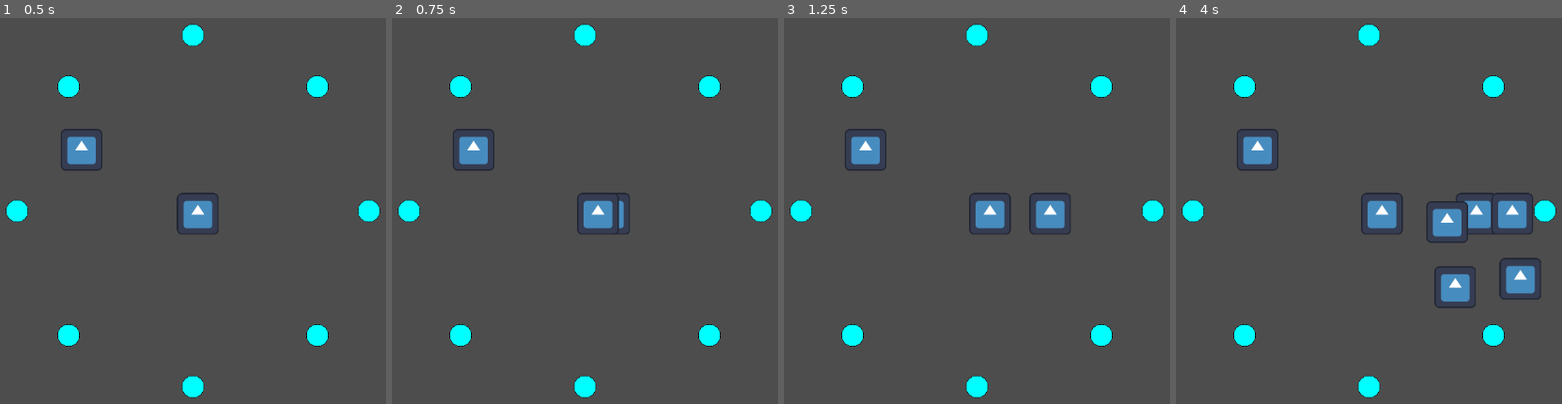
Above: before the commit, frames 1-4 (left to right).
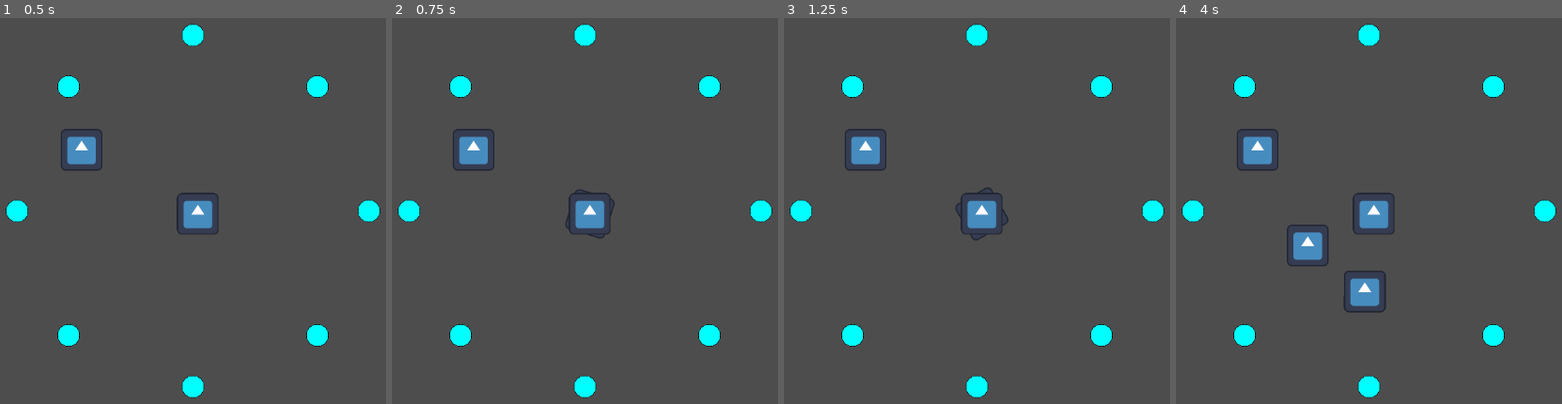
Above: after the commit, the same moments.

Repository: DarkerQueenSara/wave-defense
Game: Godot game, scene res://scenes/main_scene.tscn
Two runs of this game, one before a commit and one after it. Both use one fixed random seed, a clock stepped at 60 frames per second and the inputs below. The engine's default icon, where the game draws it, is replaced by a stand-in: a white triangle on a blue panel in a dark square.
Inputs:
- Up to frame 1 (0.5 s): no input
- Up to frame 2 (0.75 s): tap Enter at 0.5 s; hold Right (right) from 0.53 s (still down); tap Space (build) at 0.6 s
- Up to frame 3 (1.25 s): keep holding Right (right)
- Up to frame 4 (4 s): release Right (right) at 1.28 s; hold Down (down) 1.28-2.03 s; tap Space (build) every 0.75 s from 1.35 to 3.6 s; hold Right (right) 2.03-2.78 s; hold Up (up) 2.78-3.53 s; hold A (left) from 3.53 s (still down)

Frame 1 is identical in both runs. In frame 2, 0.8% of the frame differs, in the area x 44-62%, y 44-58%; in frame 3, 1.3%; in frame 4, 5.4%, in the area x 28-95%, y 45-77%.

Commit message:
player movement done

Diff:
--- a/project.godot
+++ b/project.godot
@@ -47,6 +47,21 @@
 , Object(InputEventKey,"resource_local_to_scene":false,"resource_name":"","device":-1,"window_id":0,"alt_pressed":false …(183 unchanged characters)…
 ]
 }
+towerNormal={
+"deadzone": 0.5,
+"events": [Object(InputEventKey,"resource_local_to_scene":false,"resource_name":"","device":-1,"window_id":0,"alt_pressed":false,"shift_pressed":false,"ctrl_pressed":false,"meta_pressed":false,"pressed":false,"keycode":0,"physical_keycode":90,"key_label":0,"unicode":122,"location":0,"echo":false,"script":null)
+]
+}
+towerMagnet={
+"deadzone": 0.5,
+"events": [Object(InputEventKey,"resource_local_to_scene":false,"resource_name":"","device":-1,"window_id":0,"alt_pressed":false,"shift_pressed":false,"ctrl_pressed":false,"meta_pressed":false,"pressed":false,"keycode":0,"physical_keycode":88,"key_label":0,"unicode":120,"location":0,"echo":false,"script":null)
+]
+}
+towerAOE={
+"deadzone": 0.5,
+"events": [Object(InputEventKey,"resource_local_to_scene":false,"resource_name":"","device":-1,"window_id":0,"alt_pressed":false,"shift_pressed":false,"ctrl_pressed":false,"meta_pressed":false,"pressed":false,"keycode":0,"physical_keycode":67,"key_label":0,"unicode":99,"location":0,"echo":false,"script":null)
+]
+}
 build={
 "deadzone": 0.5,
 "events": [Object(InputEventKey,"resource_local_to_scene":false,"resource_name":"","device":-1,"window_id":0,"alt_press …(191 unchanged characters)…
--- a/scripts/player.gd
+++ b/scripts/player.gd
@@ -7,10 +7,22 @@
 var towersAvailable = 5
 var isWorkingOnCollision = false
 var triggered_objects = []
+var rotation_speed = 1.5
+
+func _init() -> void:
+	look_at(Vector2(1,0))
 
 func _physics_process(delta: float) -> void:
-	var input_dir = Input.get_vector("left","right","up","down")
-	velocity = input_dir * SPEED
+	#var input_dir = Input.get_vector("left","right","up","down")
+	var input_move = Input.get_axis("up","down")
+	var input_rotate = Input.get_axis("left","right")
+
+	if input_move:
+		velocity = transform.y *  input_move * SPEED
+	else:
+		velocity = Vector2.ZERO
+	if input_rotate:
+		rotation += input_rotate * rotation_speed * delta
 
 	move_and_slide()
 
